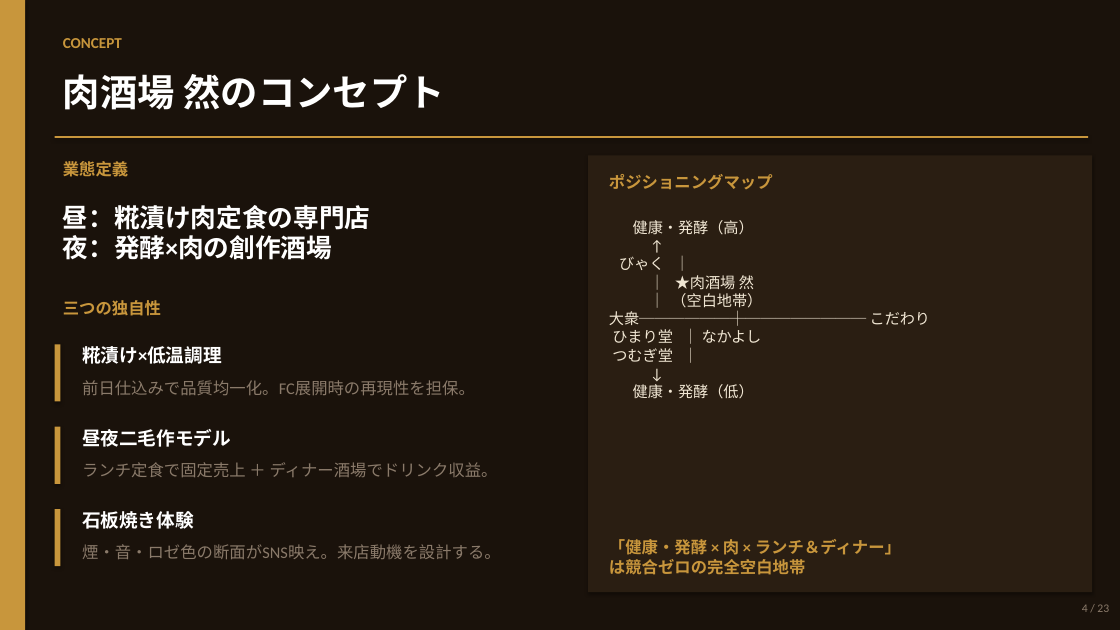
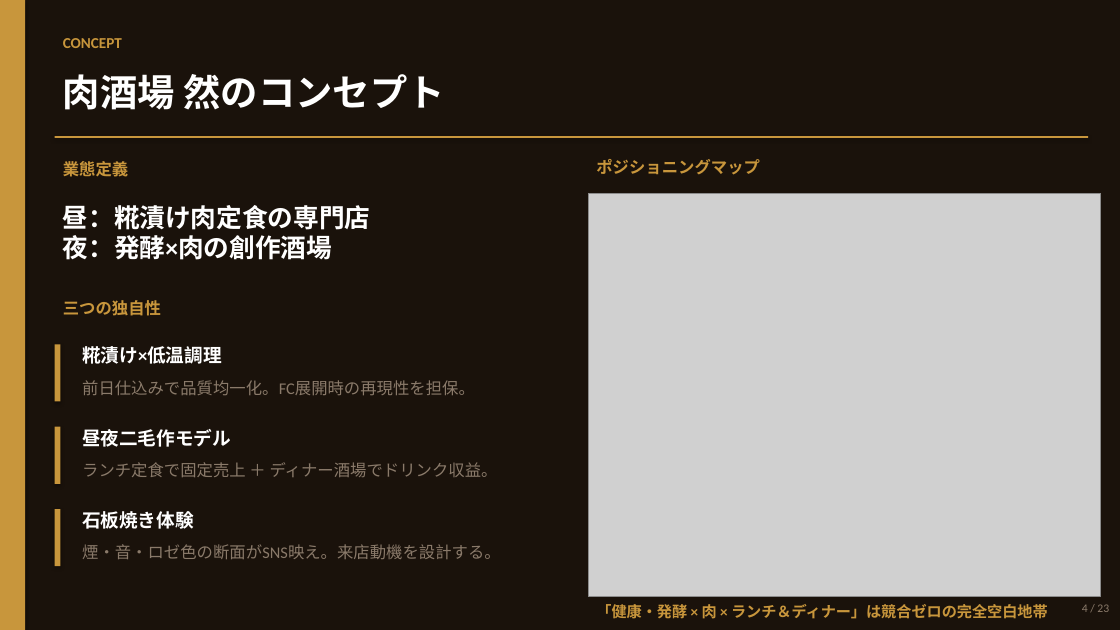
Before and after one commit to hunkotusaisinryo-lab/test-repo, a slide deck: slide 4 of reports/肉酒場然_事業計画書_20260605.pptx. Drawn at 1120x630 pixels with LibreOffice and Linux fonts; fonts in the diff are those of the drawing; grey boxes stand for pictures. Boxes give left, top, right and bottom in pixels: in the first picture for what was removed or moved away, otherwise in the second. Text is boxed around its words. In the diff, an @@ line names an element or a change of style, - is before the commit and + after.

```diff
--- a/reports/肉酒場然_事業計画書_20260605.pptx
+++ b/reports/肉酒場然_事業計画書_20260605.pptx
@@ text "ポジショニングマップ": place and size @@
-text "ポジショニングマップ" at [609,174,773,190]
+text "ポジショニングマップ" at [596,159,760,175]
@@ rectangle removed at [588,155,1092,592] @@
@@ picture added at [588,193,1101,597] @@
@@ text removed at [609,220,931,399] @@
-健康・発酵（高）
-↑
-びゃく │
-│ ★肉酒場 然
-│ （空白地帯）
-大衆──────┼──────── こだわり
-ひまり堂 │ なかよし
-つむぎ堂 │
-↓
-健康・発酵（低）
@@ text at [596,604,1048,619]: text changed; size 14 to 13 pt @@
-「健康・発酵 × 肉 × ランチ＆ディナー」
-は競合ゼロの完全空白地帯
+「健康・発酵 × 肉 × ランチ＆ディナー」は競合ゼロの完全空白地帯
```
Also in this commit, not shown: 2 other slides changed, 1 other file.
